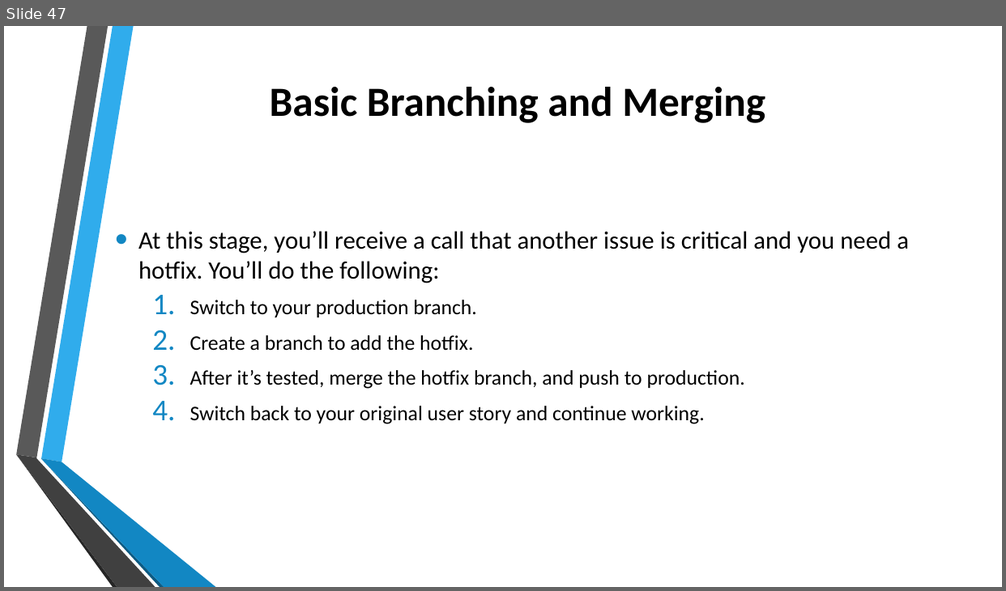
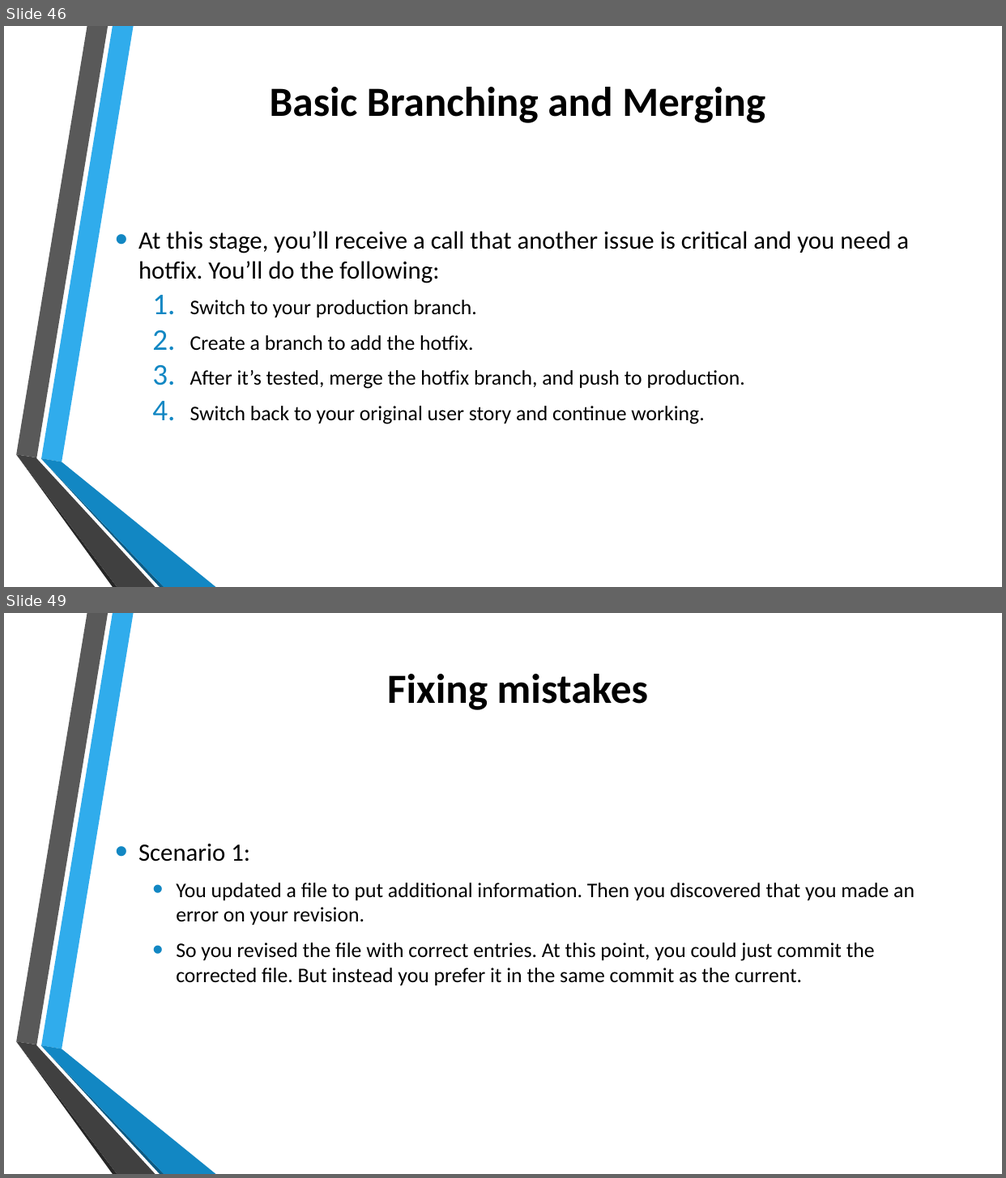
Before and after one commit to errol20/GitPPT, a slide deck: Version Control using Git.pptx. Shown one above the other, each under a label of ours: slide 47 before the commit, slides 46 and 49 after it; the slides between them are not shown. The pictures are 1006x591 and 1006x1178 pixels, drawn with LibreOffice and Linux fonts; fonts in the diff are those of the drawing; background and template pictures are left out. Boxes give left, top, right and bottom in pixels: in the first picture for what was removed or moved away, otherwise in the second. Text is boxed around its words. In the diff, an @@ line names an element or a change of style, - is before the commit and + after.

```diff
--- a/Version Control using Git.pptx
+++ b/Version Control using Git.pptx
@@ slide 49 added at [4, 613, 1002, 1174], background picture (left out); not listed: 6 template elements that a slide beside it also shows @@
@@ title added at [387, 674, 648, 710], 40 pt, text #000000, bold @@
+Fixing mistakes
@@ text added at [138, 844, 914, 986], 20 pt, text #000000 @@
+• Scenario 1:
+  • You updated a file to put additional information. Then you discovered that you made an error on your revision.
+  • So you revised the file with correct entries. At this point, you could just commit the corrected file. But instead you prefer it in the same commit as the current.
@@ what was slide 47 is now slide 46 @@
```
Also in this commit, not shown: 19 other slides added, 1 slide removed.
